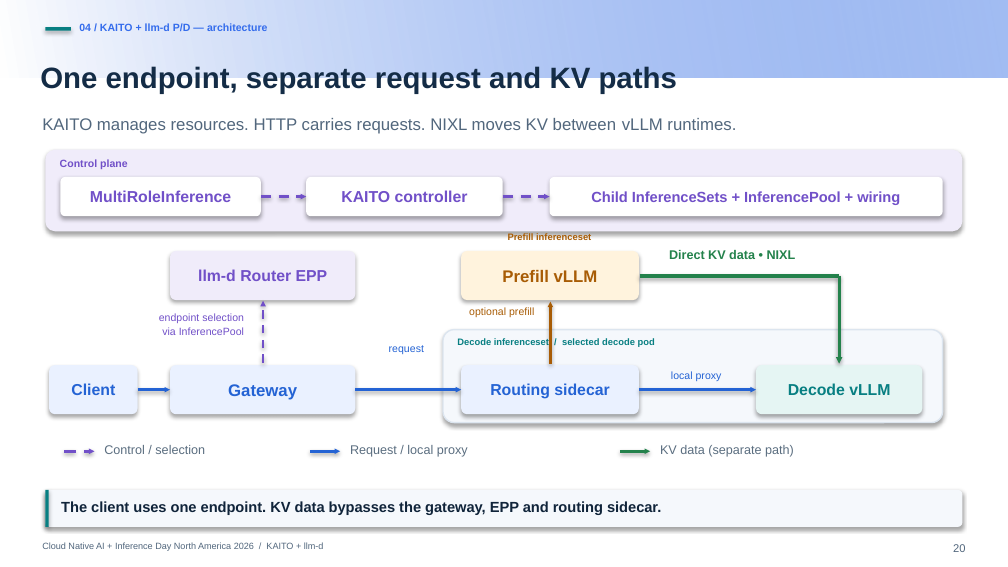
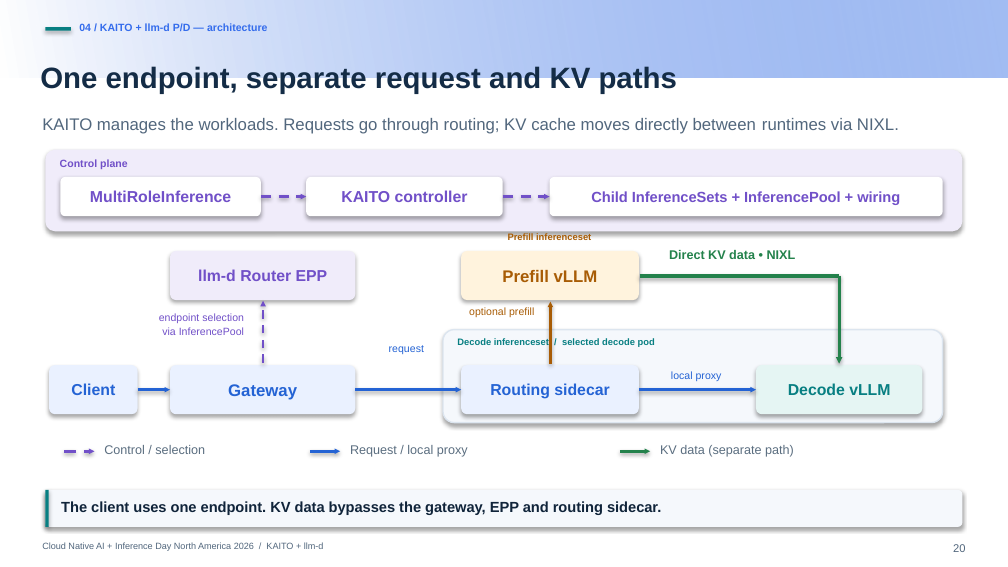
Before and after one commit to andyzhangx/demo, a slide deck: slide 20 of llm/pd-disaggregation/kubecon-na-2026-pd-disaggregation-kaito-llmd.pptx. Drawn at 1008x567 pixels with LibreOffice and Linux fonts; fonts in the diff are those of the drawing; background and template pictures are left out. Boxes give left, top, right and bottom in pixels: in the first picture for what was removed or moved away, otherwise in the second. Text is boxed around its words. In the diff, an @@ line names an element or a change of style, - is before the commit and + after.

```diff
--- a/llm/pd-disaggregation/kubecon-na-2026-pd-disaggregation-kaito-llmd.pptx
+++ b/llm/pd-disaggregation/kubecon-na-2026-pd-disaggregation-kaito-llmd.pptx
@@ text at (x1=42, y1=118, x2=899, y2=134): text changed @@
-KAITO manages resources. HTTP carries requests. NIXL moves KV between vLLM runtimes.
+KAITO manages the workloads. Requests go through routing; KV cache moves directly between runtimes via NIXL.
```
